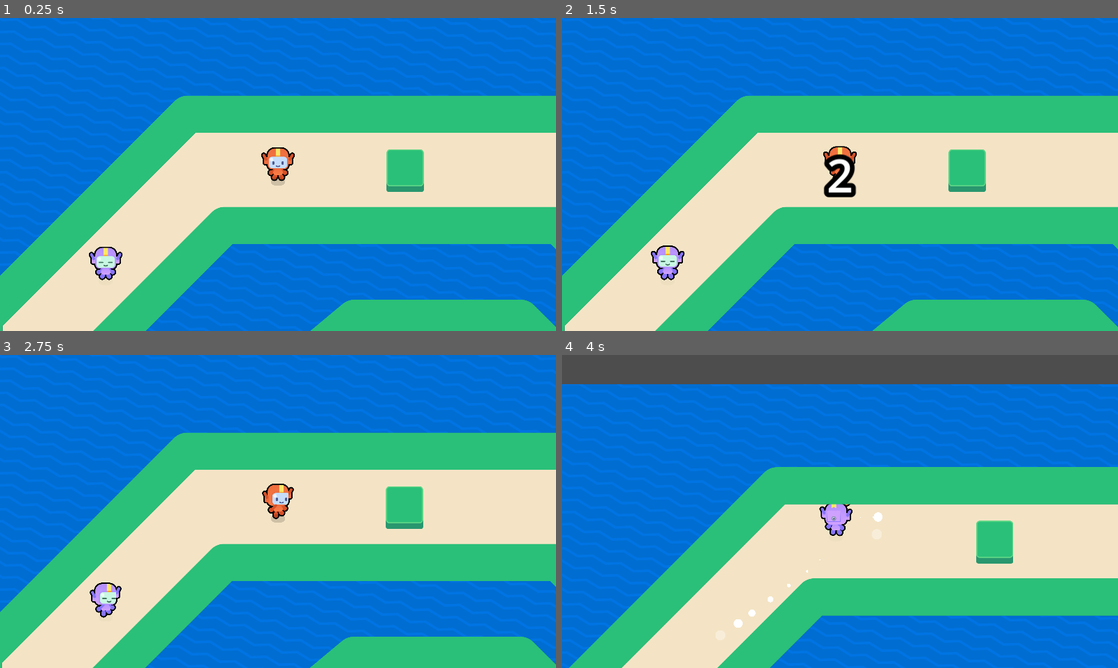
Above: before the commit, frames 1-4 (two rows, left to right).
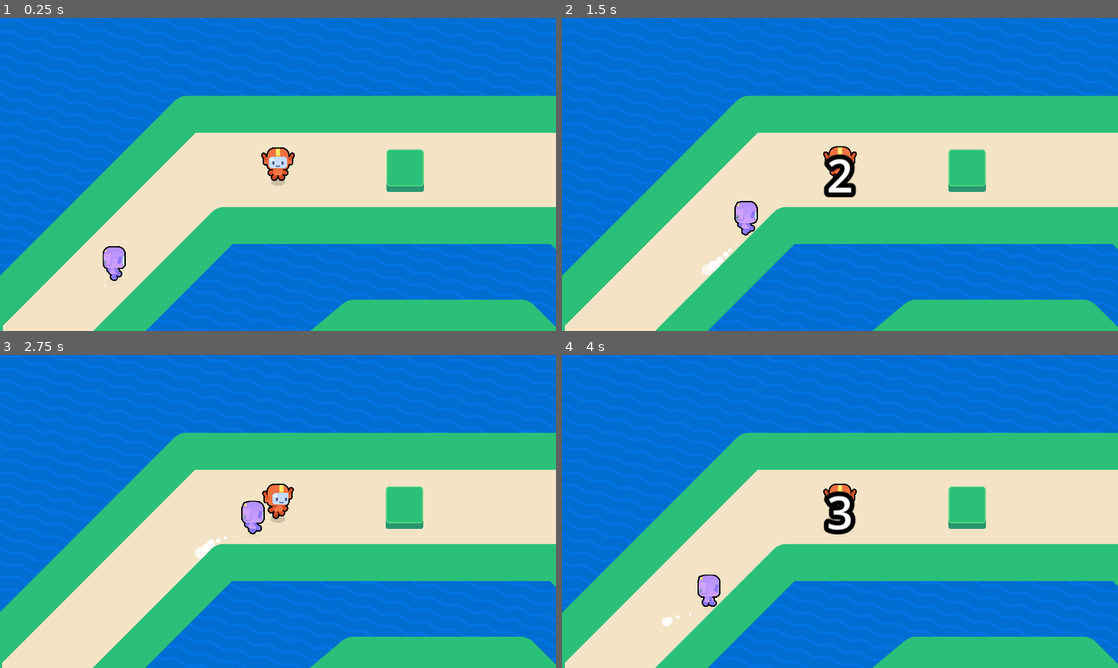
Above: after the commit, the same moments.

Repository: Yy101488/M9-Top-Down-Movement
Game: Godot game, scene res://lessons/game.tscn
Same seed, same stepped clock (60 frames per second), same inputs: the game is played once before the commit and once after it.
Inputs (mouse positions are in pixels of both pictures, inside the frame that each line leads up to):
- Up to frame 1 (0.25 s): no input
- Up to frame 2 (1.5 s): tap Enter at 0.5 s; move the mouse to (962, 158) at 0.52 s; hold Right (move_right) 0.53-1.28 s; tap Z at 0.6, 1.35 s; click (962, 158) at 0.67 s; tap Space at 0.77 s; move the mouse to (728, 190) at 1.27 s; hold Down (move_down) from 1.28 s (still down)
- Up to frame 3 (2.75 s): tap Space at 1.52 s; move the mouse to (333, 442) at 2.02 s; release Down (move_down) at 2.03 s; hold Right (move_right) from 2.03 s (still down); tap Z at 2.1 s
- Up to frame 4 (4 s): move the mouse to (812, 574) at 2.77 s; release Right (move_right) at 2.78 s; hold Up (move_up) 2.78-3.53 s; tap Z at 2.85, 3.6 s; click (812, 574) at 2.92 s; tap Space at 3.02, 3.77 s; move the mouse to (1006, 558) at 3.52 s; hold Left (move_left) from 3.53 s (still down)

The runs differ from the first frame. In frame 1, 0.5% of the frame differs, in the area x 16-23%, y 72-86%; in frame 2, 1.0%; in frame 3, 0.9%; in frame 4, 59%, in the area x 0-100%, y 0-100%.
Error after the commit: Cannot call method 'set_physics_process' on a null value. (res://lessons/game.gd:37)

Commit message:
Middle of L15

Diff:
--- a/lessons/bouncer.gd
+++ b/lessons/bouncer.gd
@@ -5,11 +5,12 @@
 @onready var _dust: GPUParticles2D = %Dust
 @onready var _runner_visual_purple: RunnerVisual = %RunnerVisualPurple
 @onready var _hit_box: Area2D = %HitBox
+@onready var _raycasts: Node2D = %Raycasts
 
 
 @export var max_speed:=600.0
 @export var acceleration:=1200.0
-@export var deceleration := 1080.0
+@export var avoidance_strength :=21000.0
 
 func _physics_process(delta: float) -> void:
 	var direction := global_position.direction_to(get_global_player_position())
@@ -17,11 +18,14 @@
 	var speed := max_speed if distance > 100 else max_speed * distance/100
 
 	var desired_velocity := direction* speed
+	desired_velocity += calculate_avoidance_force() * delta
+
 	velocity= velocity.move_toward(desired_velocity,acceleration*delta)
 	move_and_slide()
 
-	if velocity.length()>0.0:
+	if velocity.length()>10.0:
 		_runner_visual_purple.angle = rotate_toward(_runner_visual_purple.angle, direction.orthogonal().angle(), 8.0 * delta)
+		_raycasts.rotation = _runner_visual_purple.angle
 		var current_speed_percent:=velocity.length()/max_speed
 		_runner_visual_purple.animation_name=(
 			RunnerVisual.Animations.WALK
@@ -42,3 +46,16 @@
 		if body is Runner:
 			get_tree().reload_current_scene.call_deferred()
 			)
+func calculate_avoidance_force() -> Vector2:
+	var avoidance_force := Vector2.ZERO
+
+	for raycast: RayCast2D in _raycasts.get_children():
+		if raycast.is_colliding():
+			var collision_position := raycast.get_collision_point()
+			var direction_away_from_obstacle := collision_position.direction_to(raycast.global_position)
+			var ray_length := raycast.target_position.length()
+			var intensity := 1.0 - collision_position.distance_to(raycast.global_position) / ray_length
+
+			var force := direction_away_from_obstacle * avoidance_strength * intensity
+			avoidance_force += force
+	return avoidance_force
--- a/lessons/bouncer.tscn
+++ b/lessons/bouncer.tscn
@@ -43,7 +43,7 @@
 [sub_resource type="CircleShape2D" id="CircleShape2D_oaqgf"]
 radius = 32.573
 
-[node name="Bouncer" type="CharacterBody2D"]
+[node name="bouncer" type="CharacterBody2D"]
 motion_mode = 1
 script = ExtResource("1_1qive")
 
@@ -88,5 +88,19 @@
 unique_name_in_owner = true
 
 [node name="CollisionShape2D" type="CollisionShape2D" parent="HitBox"]
+position = Vector2(1, -25)
+shape = SubResource("CircleShape2D_oaqgf")
+
+[node name="Raycasts" type="Node2D" parent="."]
+unique_name_in_owner = true
+
+[node name="RayCast2D" type="RayCast2D" parent="Raycasts"]
+position = Vector2(1, -25)
+rotation = 1.12795
+target_position = Vector2(100, -45)
+
+[node name="RayCast2D2" type="RayCast2D" parent="Raycasts"]
 position = Vector2(1, -23)
-shape = SubResource("CircleShape2D_oaqgf")
+rotation = 2.25591
+scale = Vector2(1, 1)
+target_position = Vector2(98.7055, 14.9069)
--- a/lessons/game.tscn
+++ b/lessons/game.tscn
@@ -31,8 +31,7 @@
 position = Vector2(-516, -764)
 
 [node name="Bouncer" parent="." instance=ExtResource("5_0mx76")]
-unique_name_in_owner = true
-position = Vector2(-1111, -421)
+position = Vector2(-1116, -400)
 
 [node name="SimpleObstacle" parent="." instance=ExtResource("2_4o7yg")]
 process_mode = 3
@@ -77,4 +76,3 @@
 
 [node name="PauseScreen" parent="CanvasLayer" instance=ExtResource("9_tpjcj")]
 process_mode = 3
-visible = false
--- a/lessons/raycast_test.tscn
+++ b/lessons/raycast_test.tscn
@@ -1,15 +1,23 @@
-[gd_scene load_steps=3 format=3 uid="uid://kkop6pvawqm7"]
+[gd_scene load_steps=4 format=3 uid="uid://kkop6pvawqm7"]
 
 [ext_resource type="PackedScene" uid="uid://l5vkm11cgaib" path="res://lessons/simple_obstacle.tscn" id="1_a5k84"]
-[ext_resource type="Script" path="res://lessons/ray_cast_2d.gd" id="1_jyeip"]
+[ext_resource type="PackedScene" uid="uid://bw7oebjpdt5r8" path="res://lessons/runner.tscn" id="2_yjqql"]
+[ext_resource type="PackedScene" uid="uid://dl55tquycwxa6" path="res://lessons/bouncer.tscn" id="3_j3ge8"]
 
-[node name="RaycastTest" type="Node2D"]
+[node name="Game" type="Node2D"]
 position = Vector2(0, -7)
 
-[node name="RayCast2D" type="RayCast2D" parent="."]
-position = Vector2(950, 566)
-target_position = Vector2(94, 2)
-script = ExtResource("1_jyeip")
+[node name="Runner" parent="." instance=ExtResource("2_yjqql")]
+position = Vector2(1421, 724)
+
+[node name="Bouncer" parent="." instance=ExtResource("3_j3ge8")]
+position = Vector2(855, 713)
 
 [node name="SimpleObstacle" parent="." instance=ExtResource("1_a5k84")]
 position = Vector2(1102, 484)
+
+[node name="SimpleObstacle2" parent="." instance=ExtResource("1_a5k84")]
+position = Vector2(1105, 744)
+
+[node name="SimpleObstacle3" parent="." instance=ExtResource("1_a5k84")]
+position = Vector2(1303, 603)
--- a/lessons/runner.tscn
+++ b/lessons/runner.tscn
@@ -44,6 +44,9 @@
 motion_mode = 1
 script = ExtResource("1_f7b3c")
 
+[node name="Camera2D" type="Camera2D" parent="."]
+position = Vector2(1, -23)
+
 [node name="Shadow" type="Sprite2D" parent="."]
 modulate = Color(1, 1, 1, 0.156863)
 self_modulate = Color(0, 0, 0, 1)
@@ -63,9 +66,6 @@
 position = Vector2(1, -24)
 shape = SubResource("CircleShape2D_f7b3c")
 
-[node name="Camera2D" type="Camera2D" parent="."]
-position = Vector2(1, -23)
-
 [node name="Subviewport" type="SubViewport" parent="."]
 transparent_bg = true
 size = Vector2i(124, 150)
Not shown: 2 places in lessons/game.tscn that only renumber resources
